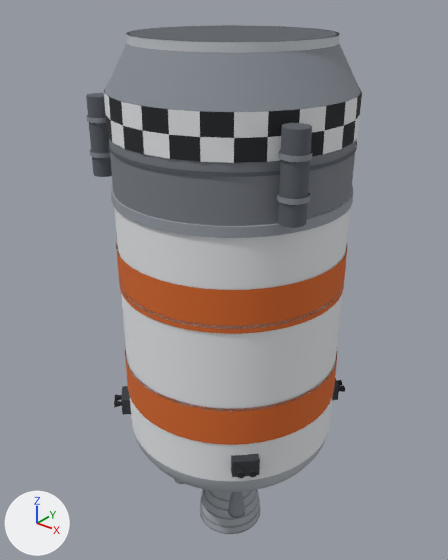
What one commit did to the glTF model site/models/kosmos3m-stage2.glb.
Rendered twice from a 50 mm lens placed at (3.77, -4.85, 3.42), pointed at (-0.17, 0.08, 0.36). Every picture has the same lights, and +X, +Y and +Z are marked at lower left. The picture after the commit comes second. Where no turn or scale is listed for an object, it has been applied to the vertices. Vertices at exactly the same position are counted once.

Objects in the first picture: 'body'.
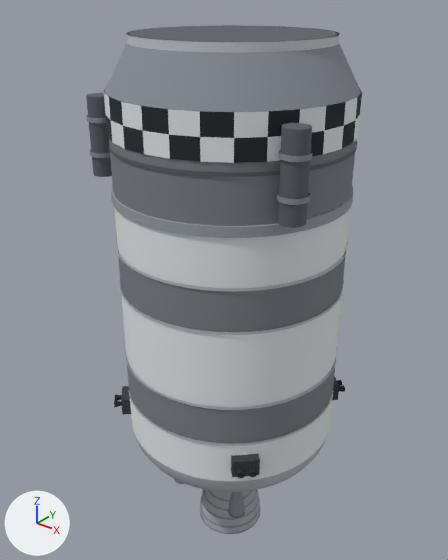
Where the change shows, as pixel boxes [x1, y1, x2, y2] in the pictures (448 x 560 px; the box of a moved part takes in the faces that stretch with it):
part 1 of me_body, moved or reshaped: before [125, 347, 335, 412]; after [128, 391, 334, 446]
part 2 of me_body, moved or reshaped: before [120, 286, 340, 329]; after [125, 345, 337, 410]
part 3 of me_body, moved or reshaped: before [116, 243, 347, 334]; after [119, 280, 344, 335]
part 4 of me_body, moved or reshaped: before [125, 346, 337, 445]; after [116, 241, 347, 292]
part 5 of me_body, cut back: before [121, 294, 342, 409]; after [118, 251, 346, 444]
part 6 of me_body, edited (looks the same): [104, 89, 362, 481] in both

Patch to the scene script:
```diff
--- a/site/models/kosmos3m-stage2.glb.py
+++ b/site/models/kosmos3m-stage2.glb.py
@@ mat_own__e7e9eb @@
+mat_own__e7e9eb = principled_material('own #e7e9eb')
+mat_own__e7e9eb.base_color = (0.799, 0.815, 0.831)  # white #e7e9eb
+mat_own__e7e9eb.roughness = 1.0
@@ mat_own__b9bcbf @@
+mat_own__b9bcbf = principled_material('own #b9bcbf')
+mat_own__b9bcbf.base_color = (0.485, 0.503, 0.521)  # light grey #b9bcbf
+mat_own__b9bcbf.roughness = 1.0
@@ me_body @@
 # used by ob_body; location = (0.0, 0.0, 0.0)
-me_body.from_pydata(...)  # 5644 vertices, 9188 faces; spans x -1.3..1.3, y -1.22..1.22, z -2.97..2.97
+me_body.from_pydata(...)  # 5812 vertices, 9524 faces; spans x -1.3..1.3, y -1.22..1.22, z -2.97..2.97
+# me_body part 1: the loose piece of 112 vertices spanning x -1.21..1.21, y -1.21..1.21, z -0.4..-0.37 is moved by (0.0, 0.0, -0.43), in mat_own__b9bcbf (light grey #b9bcbf)
+# me_body part 2: the loose piece of 112 vertices spanning x -1.21..1.21, y -1.21..1.21, z 0.53..0.56 is moved by (0.0, 0.0, -0.92), in mat_own__b9bcbf (light grey #b9bcbf)
+# me_body part 3: the loose piece of 112 vertices spanning x -1.21..1.21, y -1.21..1.21, z 0.48..0.93 is scaled about its middle by (1, 1, 0.0669), then moved by (0.0, 0.0, -0.23), in mat_own__b9bcbf (light grey #b9bcbf)
+# me_body part 4: the loose piece of 112 vertices spanning x -1.21..1.21, y -1.21..1.21, z -0.82..-0.37 is scaled about its middle by (1, 1, 0.0669), then moved by (0.0, 0.0, 1.52), in mat_own__b9bcbf (light grey #b9bcbf)
+# me_body part 5
+# 112 faces are deleted
+# 56 vertices in x -1.2..1.2, y -1.2..1.2, z -0.39 move by (0.0, 0.0, -0.43)
+# 56 vertices in x -1.2..1.2, y -1.2..1.2, z 0.55 move by (0.0, 0.0, 0.38)
+# 56 new vertices lie (0.0, 0.0, 0.45) away from vertices in x -1.2..1.2, y -1.2..1.2, z -0.39
+# 56 new vertices lie (0.0, 0.0, -0.45) away from vertices in x -1.2..1.2, y -1.2..1.2, z 0.55
+# 56 new vertices lie (0.0, 0.0, 0.43) away from vertices in x -1.2..1.2, y -1.2..1.2, z -0.37
+# 224 new faces join them, mat_own__7c8087 (grey #7c8087)
+# 224 new faces join them, mat_own__e7e9eb (white #e7e9eb)
+# me_body part 6: 280 faces spanning x -1.21..1.21, y -1.21..1.21, z -1.32..2.48 switch from mat_own__e8eaed (white #e8eaed) to mat_own__e7e9eb (white #e7e9eb)
 me_body.materials.append(mat_own__26282c)
@@ me_body @@
 me_body.materials.append(mat_own__c9cdd2)
-me_body.materials.append(mat_own__d9692a)  # orange #d9692a
+me_body.materials.append(mat_own__b9bcbf)  # light grey #b9bcbf
```
